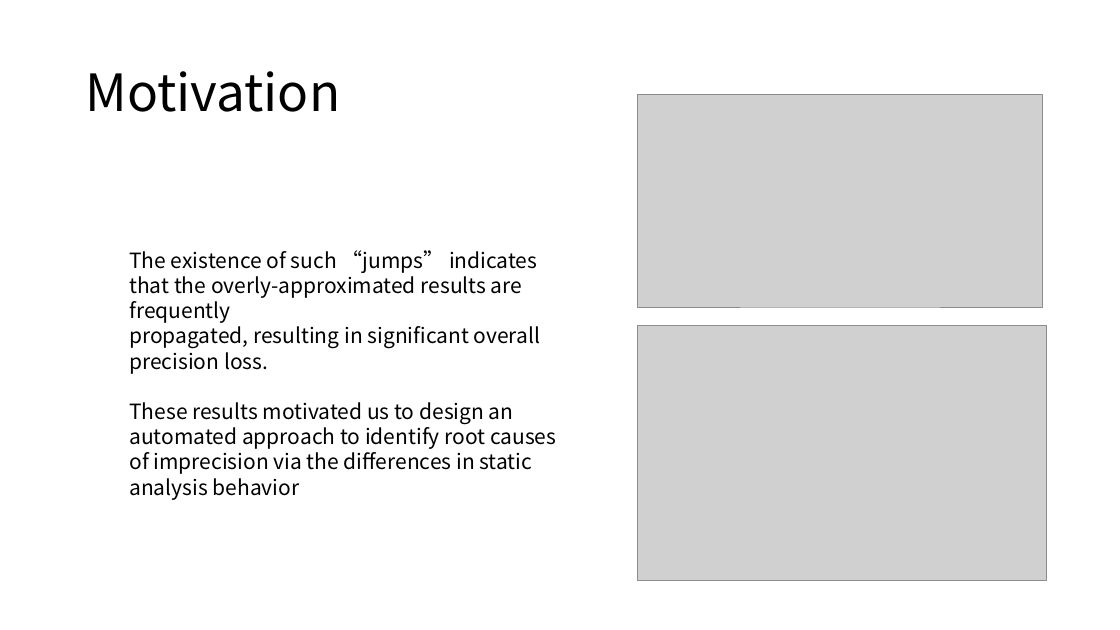
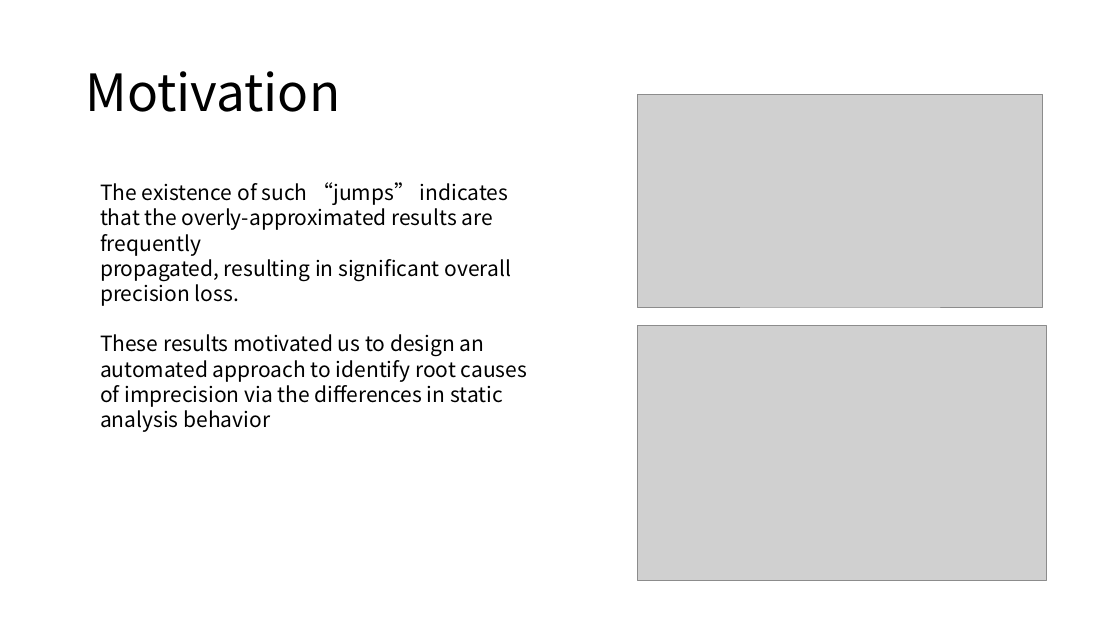
Before and after one commit to suliuzh/papers, a slide deck: slide 17 of 大组会en.pptx. Drawn at 1120x630 pixels with LibreOffice and Linux fonts; fonts in the diff are those of the drawing; grey boxes stand for pictures. Boxes give left, top, right and bottom in pixels: in the first picture for what was removed or moved away, otherwise in the second. Text is boxed around its words. In the diff, an @@ line names an element or a change of style, - is before the commit and + after.

```diff
--- a/大组会en.pptx
+++ b/大组会en.pptx
@@ text "The existence of such “jumps” ...": place and size @@
-text "The existence of such “jumps” ..." at bbox=[129, 250, 556, 500]
+text "The existence of such “jumps” ..." at bbox=[100, 182, 527, 432]
```
Also in this commit, not shown: 11 other slides changed, 1 slide added, 1 slide removed, 2 other files.
